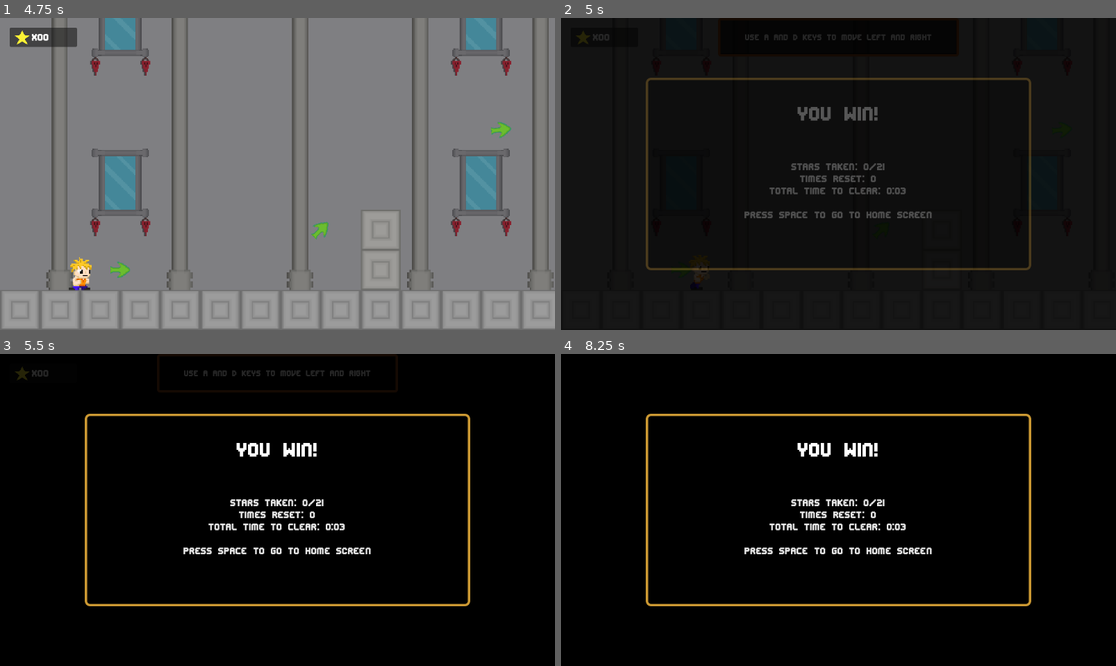
Above: before the commit, frames 1-4 (two rows, left to right).
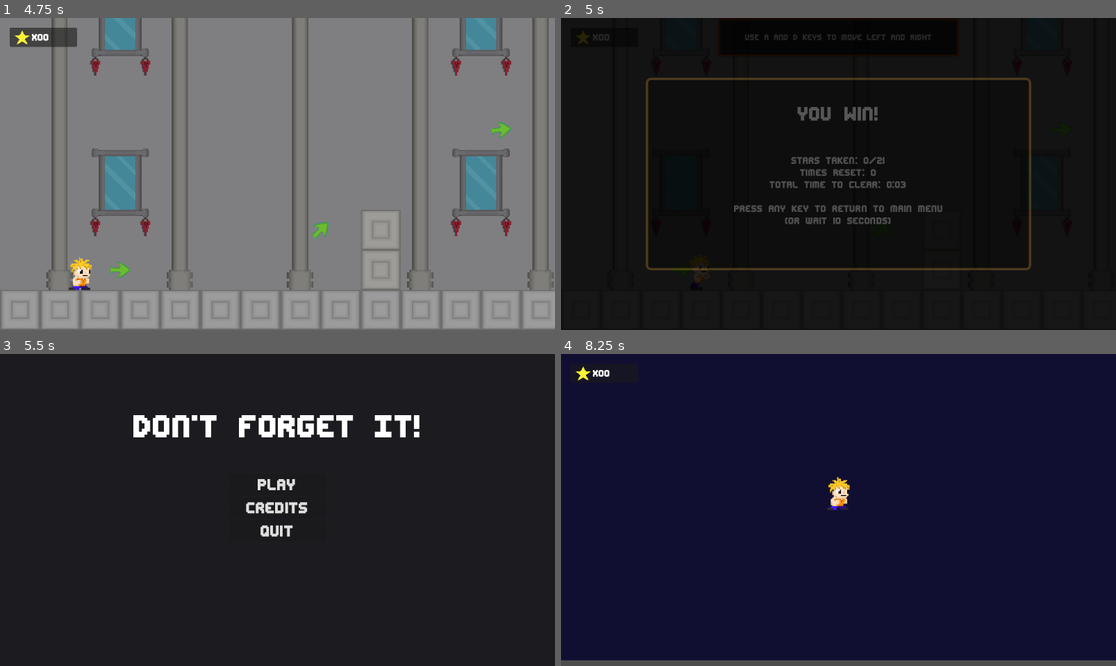
Above: after the commit, the same moments.

Repository: BhagatVedant/don-t-forget-it
Game: Godot game, scene res://main.tscn
Same seed, same stepped clock (60 frames per second), same inputs: the game is played once before the commit and once after it. Sound files missing from this copy of the repository are replaced by a short silence.
Inputs (mouse positions are in pixels of both pictures, inside the frame that each line leads up to):
- Up to frame 1 (4.75 s): click "Play" at 0.5 s; tap Enter (ui_accept) at 1.25, 2.3, 3.6 s; move the mouse to (399, 158) at 1.27 s; hold Enter (ui_accept) 1.28-2.03 s; hold Right (ui_right) 1.28-2.78 s; click (399, 158) at 1.42 s; tap Space (jump) at 1.52, 2.27, 3.77, 4.52 s; tap V at 1.55, 2.1 s; move the mouse to (166, 189) at 2.02 s; click (166, 189) at 2.17 s; move the mouse to (333, 105) at 2.77 s; hold Left (ui_left) 2.78-3.53 s; hold V 2.78-3.53 s; tap E (dash) at 2.85 s; click (333, 105) at 2.92 s; move the mouse to (249, 236) at 3.52 s; hold Right (ui_right) from 3.53 s (still down); click (249, 236) at 3.67 s; move the mouse to (444, 220) at 4.27 s; hold V from 4.28 s (still down); click (444, 220) at 4.42 s
- Up to frame 2 (5 s): keep holding Right (ui_right); keep holding V
- Up to frame 3 (5.5 s): tap Space (jump) at 5, 5.27 s; move the mouse to (111, 463) at 5.02 s; release Right (ui_right) at 5.03 s; release V at 5.03 s; hold Left (ui_left) from 5.03 s (still down); tap Enter (ui_accept) at 5.1 s; click (111, 463) at 5.17 s
- Up to frame 4 (8.25 s): release Left (ui_left) at 5.75 s; click "Play" at 5.75 s; tap Space (jump) at 6.5, 7.25, 7.52, 8 s; move the mouse to (866, 510) at 6.52 s; hold Right (ui_right) 6.53-7.28 s; hold V 6.53-7.28 s; click (866, 510) at 6.67 s; move the mouse to (755, 432) at 7.27 s; hold Left (ui_left) from 7.28 s (still down); tap E (dash) at 7.35 s; click (755, 432) at 7.42 s; tap Enter (ui_accept) at 7.55 s; move the mouse to (960, 494) at 8.02 s; hold Enter (ui_accept) from 8.03 s (still down); click (960, 494) at 8.17 s

Frame 1 is identical in both runs. In frame 2, 2.2% of the frame differs, in the area x 31-69%, y 44-67%; in frame 3, 99%; in frame 4, 100%, in the area x 0-100%, y 0-100%.

Commit message:
Refactor victory screen input handling and update message; streamline transition to home screen

Diff:
--- a/VictoryUI.gd
+++ b/VictoryUI.gd
@@ -11,18 +11,10 @@
 	hide_victory()
 
 func _input(event):
-	if victory_visible:
-		if event is InputEventKey and event.pressed:
-			print("Key pressed: ", event.keycode)  # Debug print
-			if event.keycode == KEY_SPACE:
-				print("SPACE key detected!")  # Debug print
-				go_to_home_screen()
-		elif event.is_action_pressed("ui_accept"):
-			print("ui_accept detected!")  # Debug print
-			go_to_home_screen()
+	if victory_visible and event.is_pressed():
+		go_to_home_screen()
 
 func show_victory():
-	print("Showing victory screen...")  # Debug print
 	victory_visible = true
 	control.visible = true  # Show the Control node
 
@@ -41,23 +33,29 @@
 	stats_label.text = "Stars Taken: %d/%d\n" % [stars_collected, total_stars] + \
 		"Times Reset: %d\n" % deaths + \
 		"Total Time to Clear: %d:%02d\n\n" % [minutes, seconds] + \
-		"Press SPACE to go to home screen"
+		"Press any key to return to main menu\n(or wait 10 seconds)"
 
 	# Fade in effect
 	var tween = create_tween()
 	panel.modulate.a = 0.0
 	tween.tween_property(panel, "modulate:a", 1.0, 0.5)
 
+	# Auto-return to home after 10 seconds as fallback
+	get_tree().create_timer(10.0).timeout.connect(go_to_home_screen)
+
 func hide_victory():
 	victory_visible = false
 	control.visible = false  # Hide the Control node
 
 func go_to_home_screen():
-	print("Going to home screen...")  # Debug print
+	# Hide the victory screen first
+	hide_victory()
+
 	# Reset game statistics
 	SceneManager.death_count = 0
 	SceneManager.game_variables.clear()
 	StarManager.reset_stars()
 	SceneManager.start_game_timer()  # Reset the timer properly
 
-	SceneManager.transition_to("res://main.tscn")
+	# Use call_deferred to ensure the transition happens after current frame
+	get_tree().call_deferred("change_scene_to_file", "res://main.tscn")
--- a/VictoryUI.tscn
+++ b/VictoryUI.tscn
@@ -34,6 +34,7 @@
 anchor_bottom = 1.0
 grow_horizontal = 2
 grow_vertical = 2
+mouse_filter = 2
 color = Color(0, 0, 0, 0.85)
 metadata/_edit_lock_ = true
 
@@ -93,6 +94,7 @@
 Times Reset: 0
 Total Time to Clear: 0:00
 
-Press SPACE to go to home screen"
+Press any key to return to main menu
+(or wait 10 seconds)"
 horizontal_alignment = 1
 vertical_alignment = 1
